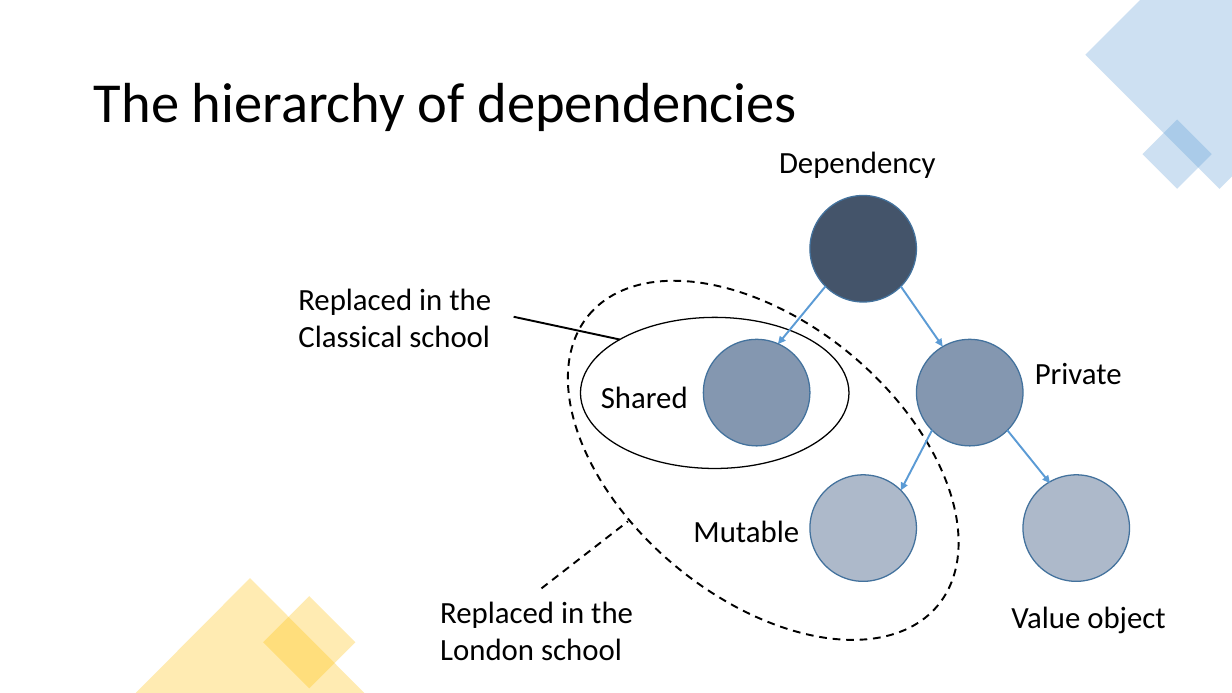
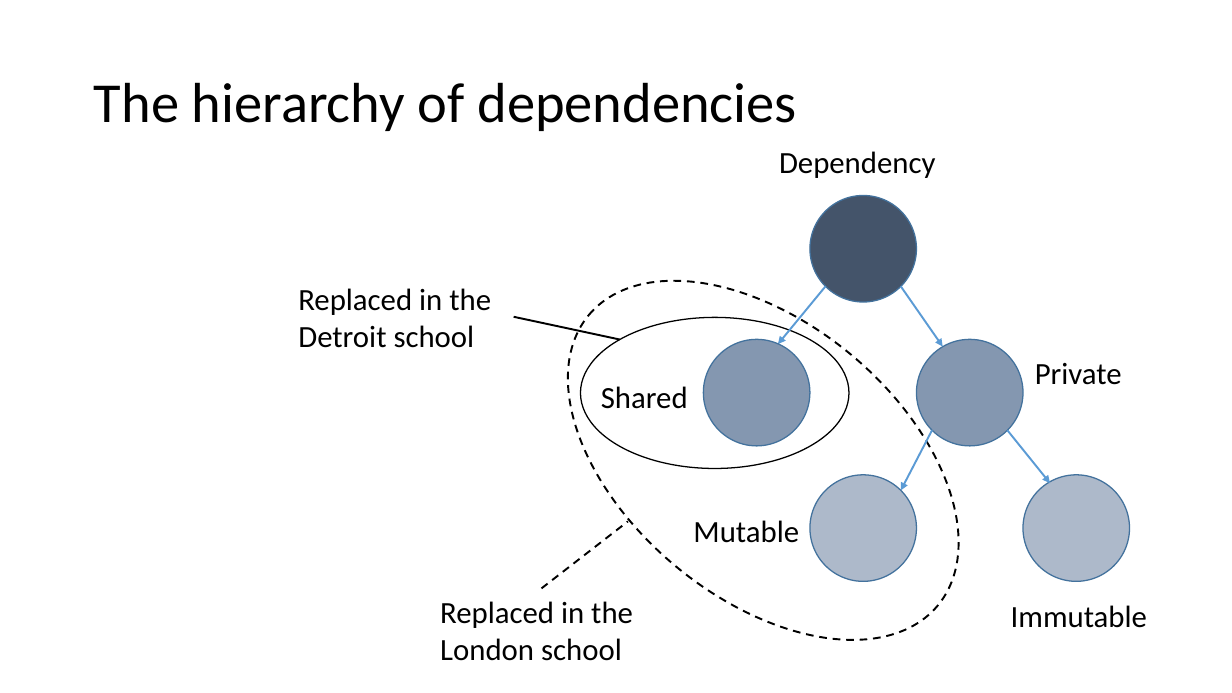
Before and after one commit to magicmanam/slides, a slide deck: slide 34 of automation-testing/unit-testing.pptx. Drawn at 1232x693 pixels with LibreOffice and Linux fonts; fonts in the diff are those of the drawing. Boxes give left, top, right and bottom in pixels: in the first picture for what was removed or moved away, otherwise in the second. Text is boxed around its words. In the diff, an @@ line names an element or a change of style, - is before the commit and + after.

```diff
--- a/automation-testing/unit-testing.pptx
+++ b/automation-testing/unit-testing.pptx
@@ freeform shape removed at [1086,0,1232,189] @@
@@ rectangle removed at [1142,119,1212,189] @@
@@ text at [298,325,475,348]: text changed @@
-Classical school
+Detroit school
@@ triangle removed at [136,579,364,693] @@
@@ rectangle removed at [263,596,356,689] @@
@@ text removed at [1011,606,1165,634] @@
-Value object
@@ text added at [1011,605,1147,628], 24 pt, text #000000 @@
+Immutable
```
Also in this commit, not shown: 29 other slides changed.
